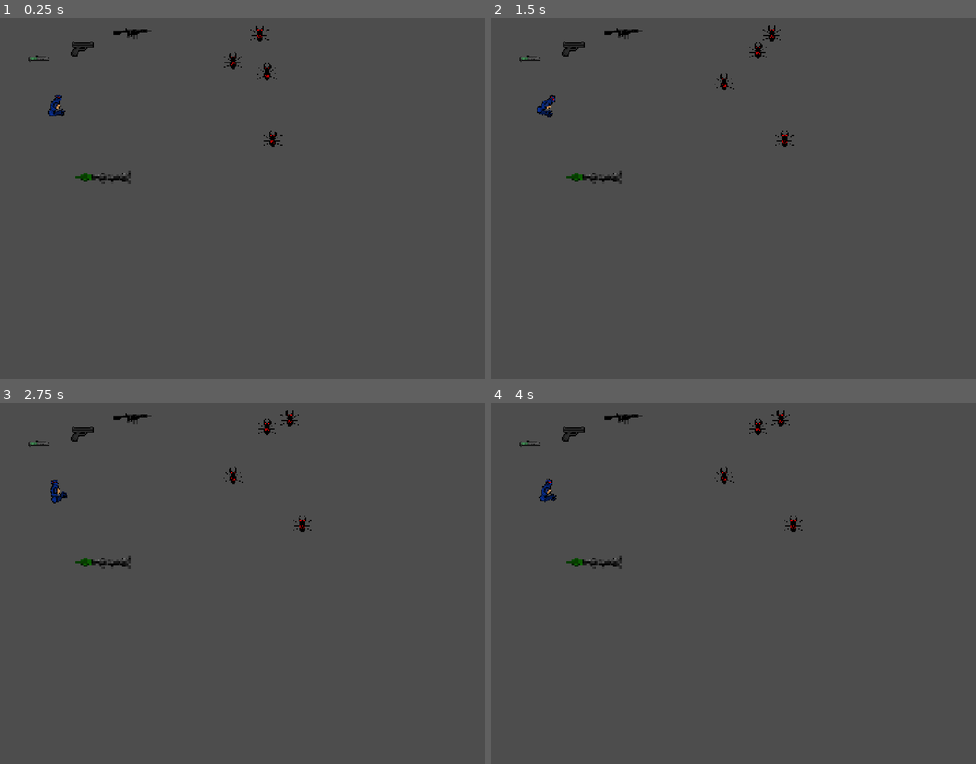
Above: before the commit, frames 1-4 (two rows, left to right).
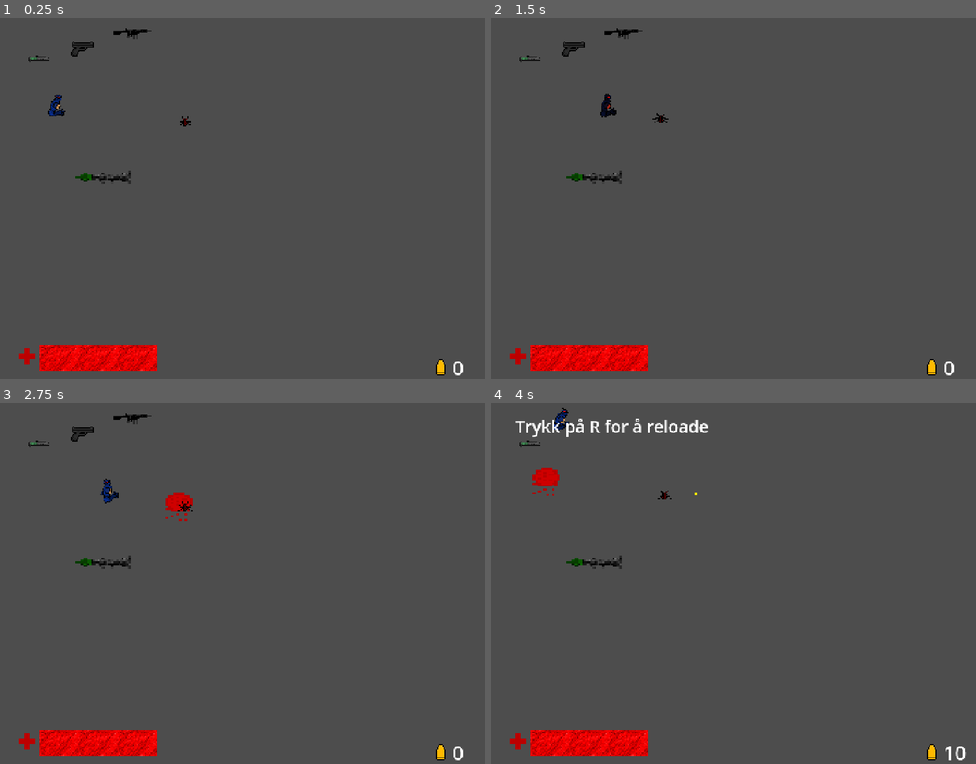
Above: after the commit, the same moments.

Repository: vladydad/Invasion_godot
Game: Godot game, scene res://NPC/NPC.tscn
Same seed, same stepped clock (60 frames per second), same inputs: the game is played once before the commit and once after it. This scene is started directly instead of the project's main scene.
Inputs (mouse positions are in pixels of both pictures, inside the frame that each line leads up to):
- Up to frame 1 (0.25 s): no input
- Up to frame 2 (1.5 s): tap Enter at 0.5 s; move the mouse to (840, 180) at 0.52 s; press the mouse at (840, 180) at 0.53 s; hold Right (ui_right) 0.53-1.28 s; move the mouse to (636, 216) at 1.27 s; release the mouse at (636, 216) at 1.28 s; hold Down (ui_down) from 1.28 s (still down); tap V (Silencer) at 1.35 s
- Up to frame 3 (2.75 s): move the mouse to (291, 504) at 2.02 s; release Down (ui_down) at 2.03 s; press the mouse at (291, 504) at 2.03 s; hold Right (ui_right) from 2.03 s (still down)
- Up to frame 4 (4 s): move the mouse to (709, 655) at 2.77 s; release Right (ui_right) at 2.78 s; release the mouse at (709, 655) at 2.78 s; hold Up (ui_up) 2.78-3.53 s; tap V (Silencer) at 2.85 s; click (709, 655) at 2.92 s; move the mouse to (879, 637) at 3.52 s; press the mouse at (879, 637) at 3.53 s; hold Left (ui_left) from 3.53 s (still down)

The runs differ from the first frame. In frame 1, 2.2% of the frame differs, in the area x 3-96%, y 2-99%; in frame 2, 2.5%; in frame 3, 2.7%; in frame 4, 3.4%, in the area x 3-98%, y 1-99%.
Error before the commit: Invalid assignment of property or key 'value' with value of type 'int' on a base object of type 'null instance'. (res://player.gd:110)

Commit message:
aaaa

Diff:
--- a/invasion/EnemyBall.tscn
+++ b/invasion/EnemyBall.tscn
@@ -1,6 +1,7 @@
 [gd_scene format=3 uid="uid://c5m72yqd0letd"]
 
 [ext_resource type="Texture2D" uid="uid://xpta7yi1hedq" path="res://enemy projectile.png" id="1_dtj7k"]
+[ext_resource type="Script" uid="uid://dbnmn3ps4lof3" path="res://enemy_ball.gd" id="1_ty1if"]
 
 [sub_resource type="AtlasTexture" id="AtlasTexture_ty1if"]
 atlas = ExtResource("1_dtj7k")
@@ -31,8 +32,18 @@
 "speed": 5.0
 }]
 
+[sub_resource type="CircleShape2D" id="CircleShape2D_vloia"]
+radius = 35.6
+
 [node name="Area2D" type="Area2D" unique_id=258651752]
+script = ExtResource("1_ty1if")
 
 [node name="AnimatedSprite2D" type="AnimatedSprite2D" parent="." unique_id=1613571451]
+position = Vector2(7.9999847, -2.000061)
+scale = Vector2(0.4, 0.275)
 sprite_frames = SubResource("SpriteFrames_vloia")
 frame_progress = 0.18334253
+
+[node name="CollisionShape2D" type="CollisionShape2D" parent="." unique_id=290376426]
+position = Vector2(9, -5)
+shape = SubResource("CircleShape2D_vloia")
--- a/invasion/NPC/NPC.tscn
+++ b/invasion/NPC/NPC.tscn
@@ -3,14 +3,75 @@
 [ext_resource type="PackedScene" uid="uid://0rt840pxuxhq" path="res://m4a1.tscn" id="3_eudjw"]
 [ext_resource type="PackedScene" uid="uid://bx5e6tipyhger" path="res://chuk.tscn" id="5_wdwhe"]
 [ext_resource type="PackedScene" uid="uid://b6wccn5pqjcst" path="res://player.tscn" id="6_cy3bc"]
-[ext_resource type="PackedScene" uid="uid://dndv3aehmsx5r" path="res://NPC/enemy.tscn" id="6_wdwhe"]
 [ext_resource type="PackedScene" uid="uid://chmkb763owehx" path="res://bazooka.tscn" id="6_wke4b"]
+[ext_resource type="Texture2D" uid="uid://dgmefux3cfm3o" path="res://icons/New Piskel (42).png" id="7_hmk7j"]
+[ext_resource type="Texture2D" uid="uid://cje1mhe5b65s5" path="res://icons/healthbarlong.png" id="8_qkjqd"]
 [ext_resource type="PackedScene" uid="uid://f37sgwcrfeto" path="res://pistol.tscn" id="8_wke4b"]
+[ext_resource type="Texture2D" uid="uid://p3e1sqrprqed" path="res://icons/healthbarredlong.png" id="9_joafi"]
+[ext_resource type="Texture2D" uid="uid://cc6i4snu8kjoq" path="res://icons/adrenlalin overlay.png" id="10_6gnap"]
+[ext_resource type="Texture2D" uid="uid://cdgexn1vldece" path="res://blood overlay.png" id="11_gq5ia"]
+[ext_resource type="Texture2D" uid="uid://6oslvcjutjv6" path="res://icons/bullet.png" id="12_n228h"]
+[ext_resource type="PackedScene" uid="uid://b5us6ysl6qk3v" path="res://enemy_2.tscn" id="13_qkjqd"]
+
+[sub_resource type="AtlasTexture" id="AtlasTexture_5j5gb"]
+atlas = ExtResource("10_6gnap")
+region = Rect2(0, 0, 40, 30)
+
+[sub_resource type="AtlasTexture" id="AtlasTexture_mx85b"]
+atlas = ExtResource("10_6gnap")
+region = Rect2(0, 30, 40, 30)
+
+[sub_resource type="SpriteFrames" id="SpriteFrames_p4ho8"]
+animations = [{
+"frames": [{
+"duration": 1.0,
+"texture": SubResource("AtlasTexture_5j5gb")
+}, {
+"duration": 1.0,
+"texture": SubResource("AtlasTexture_mx85b")
+}],
+"loop": 1,
+"name": &"default",
+"speed": 15.0
+}]
+
+[sub_resource type="AtlasTexture" id="AtlasTexture_hx44q"]
+atlas = ExtResource("11_gq5ia")
+region = Rect2(0, 0, 40, 30)
+
+[sub_resource type="AtlasTexture" id="AtlasTexture_n8vhr"]
+atlas = ExtResource("11_gq5ia")
+region = Rect2(40, 0, 40, 30)
+
+[sub_resource type="AtlasTexture" id="AtlasTexture_eqrsh"]
+atlas = ExtResource("11_gq5ia")
+region = Rect2(0, 30, 40, 30)
+
+[sub_resource type="AtlasTexture" id="AtlasTexture_3l65w"]
+atlas = ExtResource("11_gq5ia")
+region = Rect2(40, 30, 40, 30)
+
+[sub_resource type="SpriteFrames" id="SpriteFrames_vfnh3"]
+animations = [{
+"frames": [{
+"duration": 1.0,
+"texture": SubResource("AtlasTexture_hx44q")
+}, {
+"duration": 1.0,
+"texture": SubResource("AtlasTexture_n8vhr")
+}, {
+"duration": 1.0,
+"texture": SubResource("AtlasTexture_eqrsh")
+}, {
+"duration": 1.0,
+"texture": SubResource("AtlasTexture_3l65w")
+}],
+"loop": 1,
+"name": &"default",
+"speed": 10.0
+}]
 
 [node name="Node" type="Node" unique_id=1893796967]
-
-[node name="NPC3" parent="." unique_id=1095723568 instance=ExtResource("6_wdwhe")]
-position = Vector2(759, 44)
 
 [node name="Area2D4" parent="." unique_id=256471275 instance=ExtResource("6_wke4b")]
 position = Vector2(306, 485)
@@ -18,20 +79,75 @@
 [node name="Area2D3" parent="." unique_id=202227351 instance=ExtResource("5_wdwhe")]
 position = Vector2(114, 121)
 
-[node name="NPC1" parent="." unique_id=1166869054 instance=ExtResource("6_wdwhe")]
-position = Vector2(797, 358)
-
 [node name="Area2D" parent="." unique_id=2072543071 instance=ExtResource("3_eudjw")]
 position = Vector2(397, 49)
 
 [node name="Area2D2" parent="." unique_id=1734879823 instance=ExtResource("8_wke4b")]
 position = Vector2(244, 95)
 
-[node name="NPC2" parent="." unique_id=124176626 instance=ExtResource("6_wdwhe")]
-position = Vector2(793, 171)
-
-[node name="NPC4" parent="." unique_id=851639204 instance=ExtResource("6_wdwhe")]
-position = Vector2(692, 113)
-
 [node name="CharacterBody2D" parent="." unique_id=983882007 instance=ExtResource("6_cy3bc")]
 position = Vector2(169, 262)
+
+[node name="CanvasLayer" type="CanvasLayer" parent="." unique_id=176751578]
+
+[node name="NewPiskel(42)" type="Sprite2D" parent="CanvasLayer" unique_id=581770477]
+position = Vector2(78.5, 1006.5)
+scale = Vector2(4.09375, 4.03125)
+texture = ExtResource("7_hmk7j")
+
+[node name="HealthBar" type="TextureProgressBar" parent="CanvasLayer" unique_id=564073897]
+offset_left = 116.5
+offset_top = 971.5
+offset_right = 465.5
+offset_bottom = 1049.5
+nine_patch_stretch = true
+texture_under = ExtResource("8_qkjqd")
+texture_progress = ExtResource("9_joafi")
+
+[node name="Tips1" type="Label" parent="CanvasLayer" unique_id=213816365]
+visible = false
+offset_left = 72.0
+offset_top = 36.0
+offset_right = 542.0
+offset_bottom = 93.0
+theme_override_font_sizes/font_size = 50
+text = "Trykk på R for å reloade"
+
+[node name="AnimatedSprite2D" type="AnimatedSprite2D" parent="CanvasLayer" unique_id=2035964041]
+visible = false
+position = Vector2(733.5, 541)
+scale = Vector2(36.675, 36.066666)
+sprite_frames = SubResource("SpriteFrames_p4ho8")
+
+[node name="BloodOverlay" type="AnimatedSprite2D" parent="CanvasLayer" unique_id=1474088346]
+visible = false
+position = Vector2(735, 545)
+scale = Vector2(36.75, 36.333332)
+sprite_frames = SubResource("SpriteFrames_vfnh3")
+
+[node name="AmmoLabel" type="Label" parent="CanvasLayer" unique_id=1595655486]
+offset_left = 1343.0
+offset_top = 999.0
+offset_right = 1441.0
+offset_bottom = 1082.0
+theme_override_font_sizes/font_size = 60
+text = "0"
+
+[node name="Bullet" type="Sprite2D" parent="CanvasLayer" unique_id=913910247]
+position = Vector2(1311, 1046)
+scale = Vector2(3.3125002, 3.03125)
+texture = ExtResource("12_n228h")
+
+[node name="Countdown" type="Label" parent="CanvasLayer" unique_id=83822966]
+visible = false
+offset_left = -301.0
+offset_top = 180.0
+offset_right = 1849.0
+offset_bottom = 1547.0
+theme_override_font_sizes/font_size = 250
+text = "OMRÅDE
+KLART"
+horizontal_alignment = 1
+
+[node name="enemy2" parent="CanvasLayer" unique_id=1029917588 instance=ExtResource("13_qkjqd")]
+position = Vector2(548, 309)
--- a/invasion/bullet.gd
+++ b/invasion/bullet.gd
@@ -1,40 +1,31 @@
 extends Area2D
+
+const HIT_RADIUS = 22.0   # на каком расстоянии от врага пуля убивает
 
 var speed = 700
 var direction = Vector2.UP
 
+
 func _ready():
 	body_entered.connect(_on_body_entered)
-	area_entered.connect(_on_area_entered)
+	get_tree().create_timer(3.0).timeout.connect(queue_free)
 
 
 func _physics_process(delta):
 	global_position += direction * speed * delta
 
+	# убиваем врага, который оказался рядом с пулей
+	for enemy in get_tree().get_nodes_in_group("enemy"):
+		if is_instance_valid(enemy) and enemy.has_method("die"):
+			if global_position.distance_to(enemy.global_position) <= HIT_RADIUS:
+				enemy.die()
+				queue_free()
+				return
+
 
 func _on_body_entered(body):
 	if body.get("weapon") != null:
 		return   # это игрок
-	_hit(body)
+	if body.has_method("die"):
+		body.die()
 	queue_free()
-
-
-func _on_area_entered(area):
-	# другие пули и зоны обнаружения NPC пропускаем
-	if area.is_in_group("bullets") or area.name == "DetectionArea" or area.name == "AttackRange":
-		return
-	if _hit(area):
-		queue_free()
-
-
-# идём вверх по родителям, пока не найдём того, у кого есть die()
-func _hit(node) -> bool:
-	var n = node
-	while n != null and n != get_tree().current_scene:
-		if n.get("weapon") != null:
-			return false   # не убиваем игрока
-		if n.has_method("die"):
-			n.die()
-			return true
-		n = n.get_parent()
-	return false
--- /dev/null
+++ b/invasion/enemy_2.gd
@@ -0,0 +1,222 @@
+extends CharacterBody2D
+
+@export var dead_scene: PackedScene        # сюда enemy_2_dead.tscn (если пусто, найдётся сам)
+@export var ball_scene: PackedScene        # сюда EnemyBall.tscn (если пусто, найдётся сам)
+
+@export var speed: float = 50.0            # скорость патруля
+@export var chase_speed: float = 80.0      # скорость, когда идёт к игроку
+@export var sight_range: float = 500.0     # с какого расстояния видит игрока
+@export var shoot_range: float = 300.0     # с какого расстояния начинает стрелять
+@export var fire_rate: float = 1.2         # пауза между выстрелами (сек)
+@export var ball_speed: float = 300.0      # скорость шарика
+@export var reaction_time: float = 0.5     # пауза, когда заметил игрока
+@export var sprite_faces_right: bool = true  # false, если спрайт смотрит ВЛЕВО
+
+@onready var anim = $AnimatedSprite2D
+
+var direction = Vector2.RIGHT
+var stopped = false
+var is_dead = false
+
+var player = null
+var noticed = false
+var reacting = false
+var shooting = false
+var can_shoot = true
+var last_seen_pos = Vector2.ZERO
+var has_last_seen = false
+
+
+func _ready():
+	add_to_group("enemy")   # по этой группе пули находят врагов
+
+	if ball_scene == null:
+		for path in ["res://EnemyBall.tscn", "res://enemy_ball.tscn", "res://enemyball.tscn"]:
+			if ResourceLoader.exists(path):
+				ball_scene = load(path)
+				break
+
+	random_walk()
+
+
+func random_walk():
+	while not is_dead:
+		direction = [Vector2.RIGHT, Vector2.LEFT, Vector2.UP, Vector2.DOWN].pick_random()
+		stopped = false
+		await get_tree().create_timer(2).timeout
+		stopped = true
+		await get_tree().create_timer(2).timeout
+
+
+func _physics_process(_delta):
+	if is_dead:
+		return
+
+	if player == null or not is_instance_valid(player):
+		player = find_player()
+
+	if can_see_player():
+		last_seen_pos = player.global_position
+		has_last_seen = true
+		face(player.global_position.x - global_position.x)
+
+		if not noticed:
+			notice()
+
+		if reacting:
+			velocity = Vector2.ZERO
+		elif global_position.distance_to(player.global_position) <= shoot_range:
+			velocity = Vector2.ZERO
+			try_shoot()
+		else:
+			velocity = (player.global_position - global_position).normalized() * chase_speed
+	else:
+		noticed = false
+		if has_last_seen and global_position.distance_to(last_seen_pos) > 8.0:
+			face(last_seen_pos.x - global_position.x)
+			velocity = (last_seen_pos - global_position).normalized() * chase_speed
+		else:
+			has_last_seen = false
+			if stopped:
+				velocity = Vector2.ZERO
+			else:
+				velocity = direction * speed
+				face(direction.x)
+
+	move_and_slide()
+	update_animation()
+
+
+# игрок = персонаж, у которого есть переменная weapon
+func find_player():
+	for node in get_tree().current_scene.find_children("*", "CharacterBody2D", true, false):
+		if node.get("weapon") != null:
+			return node
+	return null
+
+
+# видит ли NPC игрока (близко и нет стены между ними)
+func can_see_player() -> bool:
+	if player == null or not is_instance_valid(player):
+		return false
+	if player.get("is_dead") == true:
+		return false
+	if global_position.distance_to(player.global_position) > sight_range:
+		return false
+
+	var query = PhysicsRayQueryParameters2D.create(global_position, player.global_position)
+	query.exclude = [get_rid()]
+	var result = get_world_2d().direct_space_state.intersect_ray(query)
+	if result.is_empty():
+		return false
+	return result.collider == player or result.collider.has_method("die")
+
+
+func notice():
+	noticed = true
+	reacting = true
+	await get_tree().create_timer(reaction_time).timeout
+	reacting = false
+
+
+func face(dx: float):
+	if abs(dx) < 1.0:
+		return
+	anim.flip_h = ((dx > 0) != sprite_faces_right)
+
+
+# играет анимацию, только если она есть (чтобы не было ошибок)
+func play_anim(anim_name: String):
+	if anim.sprite_frames != null and anim.sprite_frames.has_animation(anim_name):
+		anim.play(anim_name)
+
+
+func update_animation():
+	if shooting:
+		return
+	if velocity.length() > 1.0:
+		play_anim("WALK")
+	else:
+		play_anim("IDLE")
+
+
+func try_shoot():
+	if not can_shoot or is_dead:
+		return
+	if ball_scene == null:
+		return
+
+	can_shoot = false
+	shooting = true
+	play_anim("ATTACK")
+
+	var dir = (player.global_position - global_position).normalized()
+	var ball = ball_scene.instantiate()
+	get_tree().current_scene.add_child(ball)
+	ball.global_position = global_position + dir * 20.0
+	ball.direction = dir
+	ball.speed = ball_speed
+
+	await get_tree().create_timer(0.3).timeout
+	shooting = false
+	await get_tree().create_timer(fire_rate).timeout
+	can_shoot = true
+
+
+func die():
+	if is_dead:
+		return
+	is_dead = true
+	velocity = Vector2.ZERO
+	remove_from_group("enemy")
+
+	# если поле Dead Scene пустое, ищем сцену трупа сами
+	if dead_scene == null:
+		for path in ["res://enemy_2_dead.tscn", "res://Enemy_2_dead.tscn", "res://enemy2_dead.tscn"]:
+			if ResourceLoader.exists(path):
+				dead_scene = load(path)
+				break
+
+	if dead_scene != null:
+		var corpse = dead_scene.instantiate()
+		get_tree().current_scene.add_child(corpse)
+		corpse.global_position = global_position
+		corpse.global_rotation = global_rotation
+		if corpse is CanvasItem:
+			corpse.z_index = z_index
+		play_corpse_anim(corpse)
+		queue_free()
+	else:
+		play_anim("DEAD")
+		for shape in find_children("*", "CollisionShape2D", true, false):
+			shape.set_deferred("disabled", true)
+
+
+# запускает анимацию на трупе (ищет "dead", иначе берёт первую)
+func play_corpse_anim(corpse):
+	for s in corpse.find_children("*", "AnimatedSprite2D", true, false):
+		if s.sprite_frames == null:
+			continue
+		var names = s.sprite_frames.get_animation_names()
+		if names.size() == 0:
+			continue
+		var chosen = names[0]
+		for n in names:
+			if str(n).to_lower() == "dead":
+				chosen = n
+		s.flip_h = anim.flip_h   # труп смотрит в ту же сторону, что и NPC
+		s.play(chosen)
+
+
+# заглушки, чтобы сигналы из сцены не давали ошибок
+func _on_detection_area_body_entered(_body):
+	pass
+
+func _on_detection_area_body_exited(_body):
+	pass
+
+func _on_attack_range_body_entered(_body):
+	pass
+
+func _on_attack_range_body_exited(_body):
+	pass
--- a/invasion/enemy_2.tscn
+++ b/invasion/enemy_2.tscn
@@ -1,9 +1,8 @@
 [gd_scene format=3 uid="uid://b5us6ysl6qk3v"]
 
-[ext_resource type="Script" uid="uid://crw5thdd2brw3" path="res://NPC/SCRIPT/MAIN_NPC.gd" id="1_mvvu1"]
+[ext_resource type="Script" uid="uid://ck7vxekpthmx0" path="res://enemy_2.gd" id="1_mvvu1"]
 [ext_resource type="Texture2D" uid="uid://c8rl7fgupocyr" path="res://shooting alien attack (1).png" id="1_vfv5t"]
 [ext_resource type="Texture2D" uid="uid://x2ejg1llk0ab" path="res://shooting alien walk.png" id="2_mvvu1"]
-[ext_resource type="Texture2D" uid="uid://cqsqikxp8sxoh" path="res://NPC/SPRITE/shooting alien walk (1).png" id="3_hv4bk"]
 
 [sub_resource type="AtlasTexture" id="AtlasTexture_hv4bk"]
 atlas = ExtResource("1_vfv5t")
@@ -48,10 +47,6 @@
 [sub_resource type="AtlasTexture" id="AtlasTexture_4qoeb"]
 atlas = ExtResource("1_vfv5t")
 region = Rect2(1280, 1920, 640, 960)
-
-[sub_resource type="AtlasTexture" id="AtlasTexture_dk1o8"]
-atlas = ExtResource("3_hv4bk")
-region = Rect2(0, 0, 32, 48)
 
 [sub_resource type="AtlasTexture" id="AtlasTexture_xmtq1"]
 atlas = ExtResource("2_mvvu1")
@@ -107,14 +102,6 @@
 }, {
 "frames": [{
 "duration": 1.0,
-"texture": SubResource("AtlasTexture_dk1o8")
-}],
-"loop": 1,
-"name": &"DEAD",
-"speed": 5.0
-}, {
-"frames": [{
-"duration": 1.0,
 "texture": SubResource("AtlasTexture_xmtq1")
 }, {
 "duration": 1.0,
@@ -128,18 +115,18 @@
 "speed": 5.0
 }]
 
-[sub_resource type="CapsuleShape2D" id="CapsuleShape2D_vloia"]
-radius = 36.0
-height = 72.0
+[sub_resource type="CircleShape2D" id="CircleShape2D_vloia"]
+radius = 21.84033
 
 [node name="enemy2" type="CharacterBody2D" unique_id=1029917588]
 script = ExtResource("1_mvvu1")
 
 [node name="AnimatedSprite2D" type="AnimatedSprite2D" parent="." unique_id=644469455]
-position = Vector2(0, -1)
-scale = Vector2(0.061767586, 0.051627643)
+position = Vector2(2.0000038, -2)
+scale = Vector2(0.07961473, 0.04660012)
 sprite_frames = SubResource("SpriteFrames_vloia")
-animation = &"ATTACK"
+animation = &"WALK"
 
-[node name="CollisionShape2D" type="CollisionShape2D" parent="." unique_id=298052390]
-shape = SubResource("CapsuleShape2D_vloia")
+[node name="CollisionShape2D" type="CollisionShape2D" parent="." unique_id=860625470]
+position = Vector2(3, 0)
+shape = SubResource("CircleShape2D_vloia")
--- /dev/null
+++ b/invasion/enemy_2_dead.tscn
@@ -0,0 +1,32 @@
+[gd_scene format=3 uid="uid://cigrf5meyyiuf"]
+
+[ext_resource type="Texture2D" uid="uid://ced1r102rmcb7" path="res://NPC/shooting alien dead.png" id="1_wcrab"]
+
+[sub_resource type="AtlasTexture" id="AtlasTexture_g0j4u"]
+atlas = ExtResource("1_wcrab")
+region = Rect2(0, 0, 32, 48)
+
+[sub_resource type="SpriteFrames" id="SpriteFrames_vloia"]
+animations = [{
+"frames": [{
+"duration": 1.0,
+"texture": SubResource("AtlasTexture_g0j4u")
+}],
+"loop": 1,
+"name": &"default",
+"speed": 5.0
+}]
+
+[sub_resource type="CircleShape2D" id="CircleShape2D_vloia"]
+radius = 34.43835
+
+[node name="enemy_2dead" type="CharacterBody2D" unique_id=253193453]
+
+[node name="AnimatedSprite2D" type="AnimatedSprite2D" parent="." unique_id=1130017703]
+position = Vector2(9.536743e-07, -2.000001)
+scale = Vector2(1.75, 1.3541666)
+sprite_frames = SubResource("SpriteFrames_vloia")
+
+[node name="CollisionShape2D" type="CollisionShape2D" parent="." unique_id=1810192452]
+position = Vector2(0, 2)
+shape = SubResource("CircleShape2D_vloia")
--- /dev/null
+++ b/invasion/enemy_ball.gd
@@ -0,0 +1,54 @@
+extends Area2D
+
+const HIT_RADIUS = 18.0   # на каком расстоянии от игрока шарик попадает
+
+var speed = 300.0
+var direction = Vector2.RIGHT
+var player = null
+var hit = false
+
+
+func _ready():
+	z_index = 100
+	body_entered.connect(_on_body_entered)
+	get_tree().create_timer(4.0).timeout.connect(queue_free)
+
+	# ищем игрока (у него есть переменная weapon)
+	for node in get_tree().current_scene.find_children("*", "CharacterBody2D", true, false):
+		if node.get("weapon") != null:
+			player = node
+			break
+
+
+func _physics_process(delta):
+	global_position += direction * speed * delta
+
+	if player != null and is_instance_valid(player) and player.get("is_dead") != true:
+		if global_position.distance_to(player.global_position) <= HIT_RADIUS:
+			hit_player(player)
+
+
+# рисуем красный шарик, картинка не нужна
+func _draw():
+	draw_circle(Vector2.ZERO, 6, Color(1, 0.2, 0.2))
+
+
+func hit_player(target):
+	if hit:
+		return
+	hit = true
+	print("Шарик попал в игрока")
+	if target.has_method("die"):
+		target.die()
+	elif target.has_method("take_damage"):
+		target.take_damage(9999)
+	queue_free()
+
+
+func _on_body_entered(body):
+	if body.get("weapon") != null:
+		hit_player(body)
+	elif body.has_method("die"):
+		return   # других NPC шарик пропускает
+	else:
+		queue_free()   # стена
Binary file added: invasion/NPC/shooting alien dead.png
Not shown, added: invasion/NPC/shooting alien dead.png.import
Not shown, added: invasion/enemy_2.gd.uid
Not shown, added: invasion/enemy_ball.gd.uid
